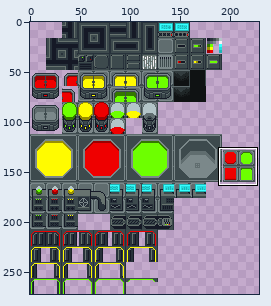
A sprite sheet gets an edit: TFG/Assets/Sprites/industrial-sprite-sheet-DeadEnd-LMZ.png. Above, an overview of the earlier version with the close-up marked.
Close-up. Old version:
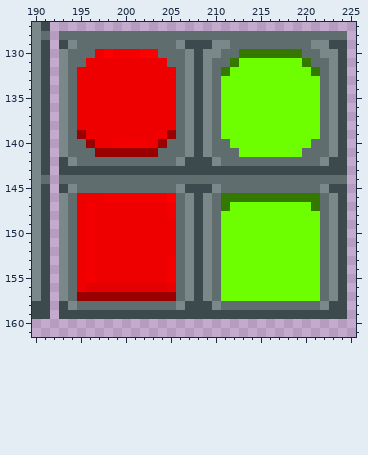
The file is 256x272 pixels. Colours within 5 levels of each other are drawn and written as one. Shown: x 190..225, y 127..161. The wide view leaves out empty margins.
Now the later version:
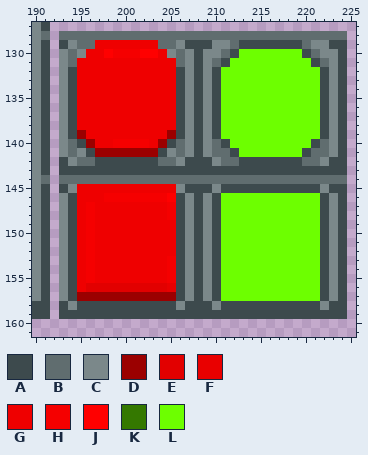
Palette (. is transparent): A #3d4a4d  B #606d6f  C #7b888a  D #9b0000  E #e20000  F #e90000  G #ef0000  H #f50000  J #ff0000  K #347800  L #6dff00
What changed:
y 129: x 197..203 BBBBBBB -> GGGGGGG; x 213..219 BBBBBBB -> AAAAAAA
y 130: x 195..196 BB -> CG; x 204..205 BB -> GC; x 212..220 BKKKKKKKB -> ALLLLLLLA
y 131: x 195 B -> G; x 205 B -> G; x 211..212 BK -> AL; x 220..221 KB -> LA
y 132: x 194 B -> A; x 206 B -> A; x 210..211 BK -> AL; x 221..222 KB -> LA
y 133..139: x 194 B -> A; x 206 B -> A; x 210 B -> A; x 222 B -> A
y 140: x 195 B -> A; x 205 B -> A; x 211 B -> A; x 221 B -> A
y 141: x 195..196 BB -> CA; x 204..205 BB -> AC; x 212 B -> A; x 220 B -> A
y 142: x 197..203 BBBBBBB -> AAAAAAA; x 213..219 BBBBBBB -> AAAAAAA
y 145: x 195..205 BBBBBBBBBBB -> GGGGGGGGGGG; x 211..221 BBBBBBBBBBB -> AAAAAAAAAAA
y 146: x 194 B -> A; x 206 B -> A; x 210..222 BKKKKKKKKKKKB -> ALLLLLLLLLLLA
y 147: x 194 B -> A; x 206 B -> A; x 210..211 BK -> AL; x 221..222 KB -> LA
y 148..157: x 194 B -> A; x 206 B -> A; x 210 B -> A; x 222 B -> A
y 158: x 195..205 BBBBBBBBBBB -> AAAAAAAAAAA; x 211..221 BBBBBBBBBBB -> AAAAAAAAAAA
Pixel boxes of the changes (left, top, right, bottom) in both close-ups:
changed: (68, 40, 329, 310)
